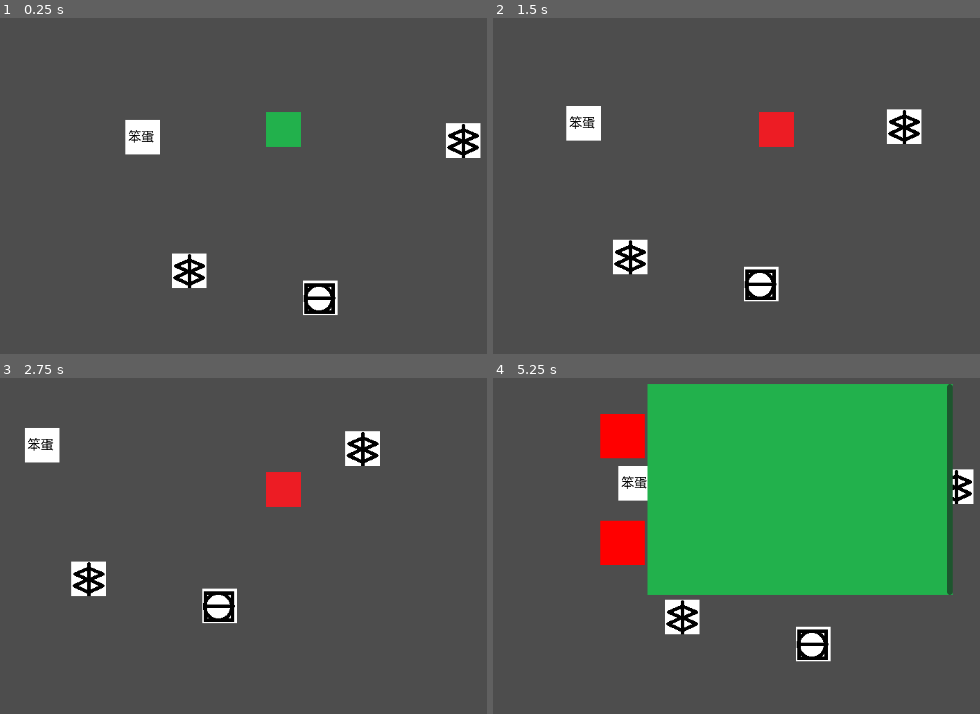
Above: before the commit, frames 1-4 (two rows, left to right).
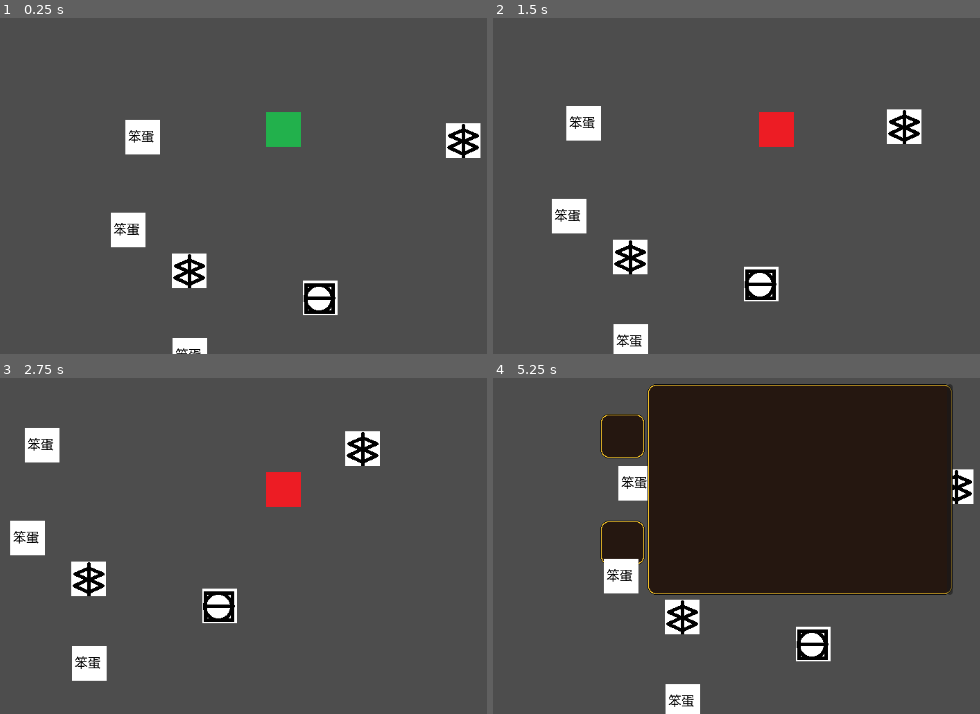
Above: after the commit, the same moments.

Repository: zelcamn/TheGame
Game: Godot game, scene res://gameFiles/scenes/dev_scene.tscn
Same seed, same stepped clock (60 frames per second), same inputs: the game is played once before the commit and once after it.
Inputs (mouse positions are in pixels of both pictures, inside the frame that each line leads up to):
- Up to frame 1 (0.25 s): no input
- Up to frame 2 (1.5 s): tap Enter at 0.5 s; move the mouse to (950, 108) at 0.52 s; hold Right (moveRight) 0.53-1.28 s; hold O (deleteItem) 0.53-1.28 s; move the mouse to (614, 152) at 1.27 s; hold Down (moveDown) from 1.28 s (still down); tap E (interaction) at 1.35 s
- Up to frame 3 (2.75 s): move the mouse to (365, 391) at 2.02 s; release Down (moveDown) at 2.03 s; hold Right (moveRight) from 2.03 s (still down); hold O (deleteItem) from 2.03 s (still down)
- Up to frame 4 (5.25 s): move the mouse to (736, 579) at 2.77 s; release Right (moveRight) at 2.78 s; release O (deleteItem) at 2.78 s; hold Up (moveUp) 2.78-3.53 s; tap E (interaction) at 2.85, 4.35 s; move the mouse to (outside the picture) at 3.52 s; hold O (deleteItem) 3.53-4.28 s; hold Left (moveLeft) 3.53-5.03 s; tap Tab (openInventory) at 4.15 s; move the mouse to (536, 421) at 4.27 s; move the mouse to (814, 488) at 5.02 s; hold Down (moveDown) from 5.03 s (still down); hold O (deleteItem) from 5.03 s (still down)

The runs differ from the first frame. In frame 1, 1.1% of the frame differs, in the area x 22-43%, y 57-100%; in frame 2, 1.3%; in frame 3, 1.5%; in frame 4, 43%, in the area x 21-95%, y 1-100%.

Commit message:
#20 Создать плейсхолдеры дял инвентаря и его слотов

Diff:
--- a/gameFiles/inventory/inventory_UI.tscn
+++ b/gameFiles/inventory/inventory_UI.tscn
@@ -1,9 +1,9 @@
 [gd_scene load_steps=5 format=3 uid="uid://cpl7grpuid6sp"]
 
 [ext_resource type="Script" path="res://gameFiles/inventory/inventory_UI.gd" id="1_tfyx5"]
-[ext_resource type="Texture2D" uid="uid://cnu5xd4xao0j6" path="res://res/sprites/player/stop.png" id="2_mqe0x"]
 [ext_resource type="PackedScene" uid="uid://diewxfpwnuyaq" path="res://gameFiles/inventory/item_ui.tscn" id="3_nuxkr"]
 [ext_resource type="Script" path="res://gameFiles/inventory/slot_ui.gd" id="4_e3t8h"]
+[ext_resource type="Texture2D" uid="uid://dm73g7ceurbim" path="res://res/sprites/inventory/inventory.png" id="4_fh3cl"]
 
 [node name="inventory_UI" type="Control"]
 layout_mode = 3
@@ -43,9 +43,14 @@
 script = ExtResource("4_e3t8h")
 
 [node name="NinePatchRect" type="NinePatchRect" parent="HBoxContainer"]
+texture_filter = 1
 layout_mode = 2
 size_flags_horizontal = 3
-texture = ExtResource("2_mqe0x")
+texture = ExtResource("4_fh3cl")
+patch_margin_left = 16
+patch_margin_top = 16
+patch_margin_right = 16
+patch_margin_bottom = 16
 
 [node name="ScrollContainer" type="ScrollContainer" parent="HBoxContainer/NinePatchRect"]
 layout_mode = 1
--- a/gameFiles/inventory/item_ui.tscn
+++ b/gameFiles/inventory/item_ui.tscn
@@ -1,6 +1,7 @@
-[gd_scene load_steps=2 format=3 uid="uid://diewxfpwnuyaq"]
+[gd_scene load_steps=3 format=3 uid="uid://diewxfpwnuyaq"]
 
 [ext_resource type="Script" path="res://gameFiles/inventory/item_ui.gd" id="1_n7vjc"]
+[ext_resource type="Texture2D" uid="uid://dm73g7ceurbim" path="res://res/sprites/inventory/inventory.png" id="2_8hby6"]
 
 [node name="Control" type="Control"]
 custom_minimum_size = Vector2(64, 64)
@@ -12,7 +13,8 @@
 size_flags_vertical = 3
 script = ExtResource("1_n7vjc")
 
-[node name="ColorRect" type="ColorRect" parent="."]
+[node name="ColorRect" type="TextureRect" parent="."]
+texture_filter = 1
 layout_mode = 1
 anchors_preset = 8
 anchor_left = 0.5
@@ -25,7 +27,7 @@
 offset_bottom = 32.0
 grow_horizontal = 2
 grow_vertical = 2
-color = Color(1, 0, 0, 1)
+texture = ExtResource("2_8hby6")
 metadata/_edit_use_anchors_ = true
 
 [node name="ItemTexture" type="TextureRect" parent="ColorRect"]
--- a/gameFiles/scenes/dev_scene.tscn
+++ b/gameFiles/scenes/dev_scene.tscn
@@ -24,3 +24,9 @@
 
 [node name="Player" parent="." instance=ExtResource("1_cbxf1")]
 position = Vector2(292, 170)
+
+[node name="base_entity5" parent="." instance=ExtResource("2_yga1o")]
+position = Vector2(68, 315)
+
+[node name="base_entity" parent="base_entity5" instance=ExtResource("2_yga1o")]
+position = Vector2(89, 181)
Binary file added: res/sprites/inventory/inventory.png
Not shown, added: res/sprites/inventory/inventory.png.import
